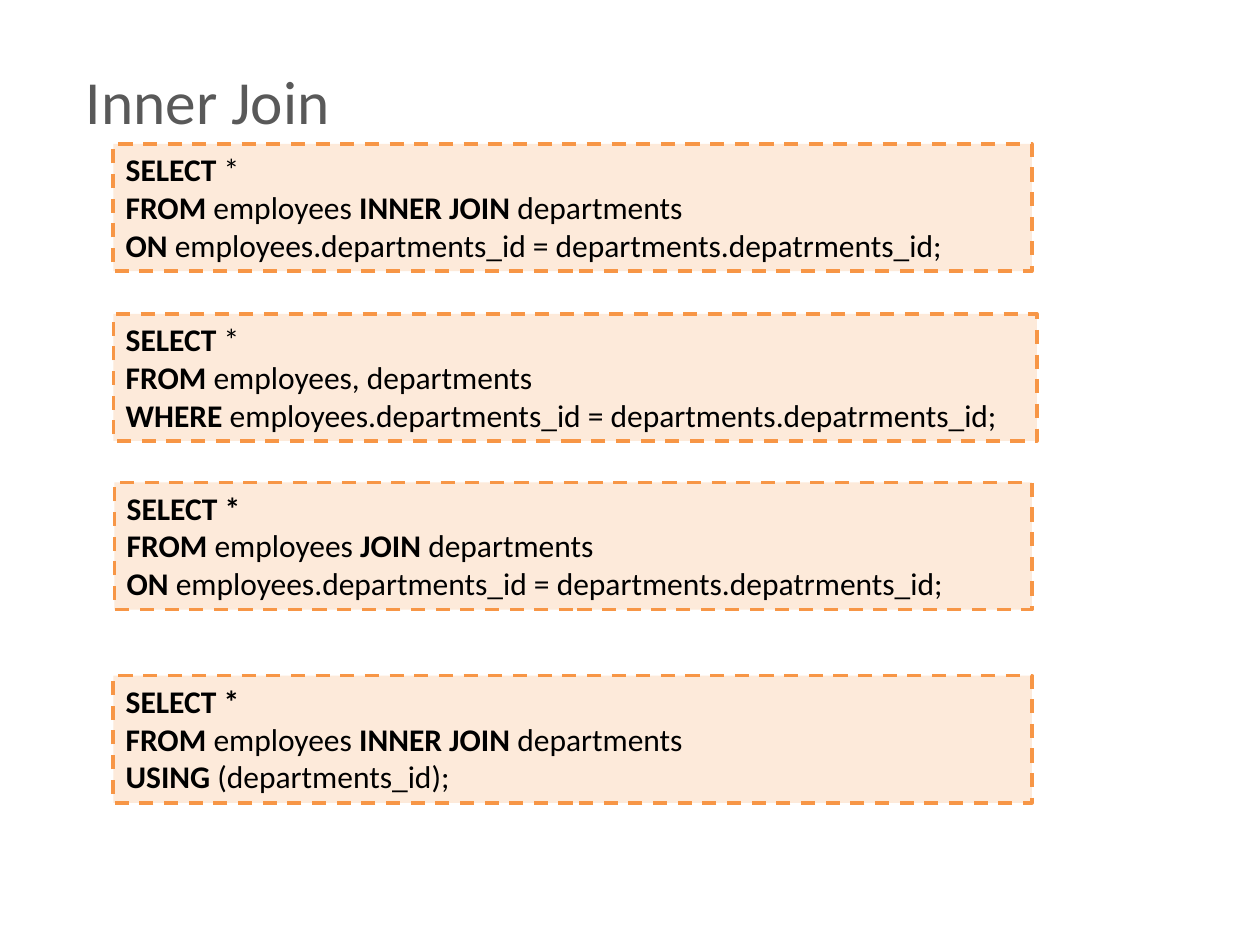
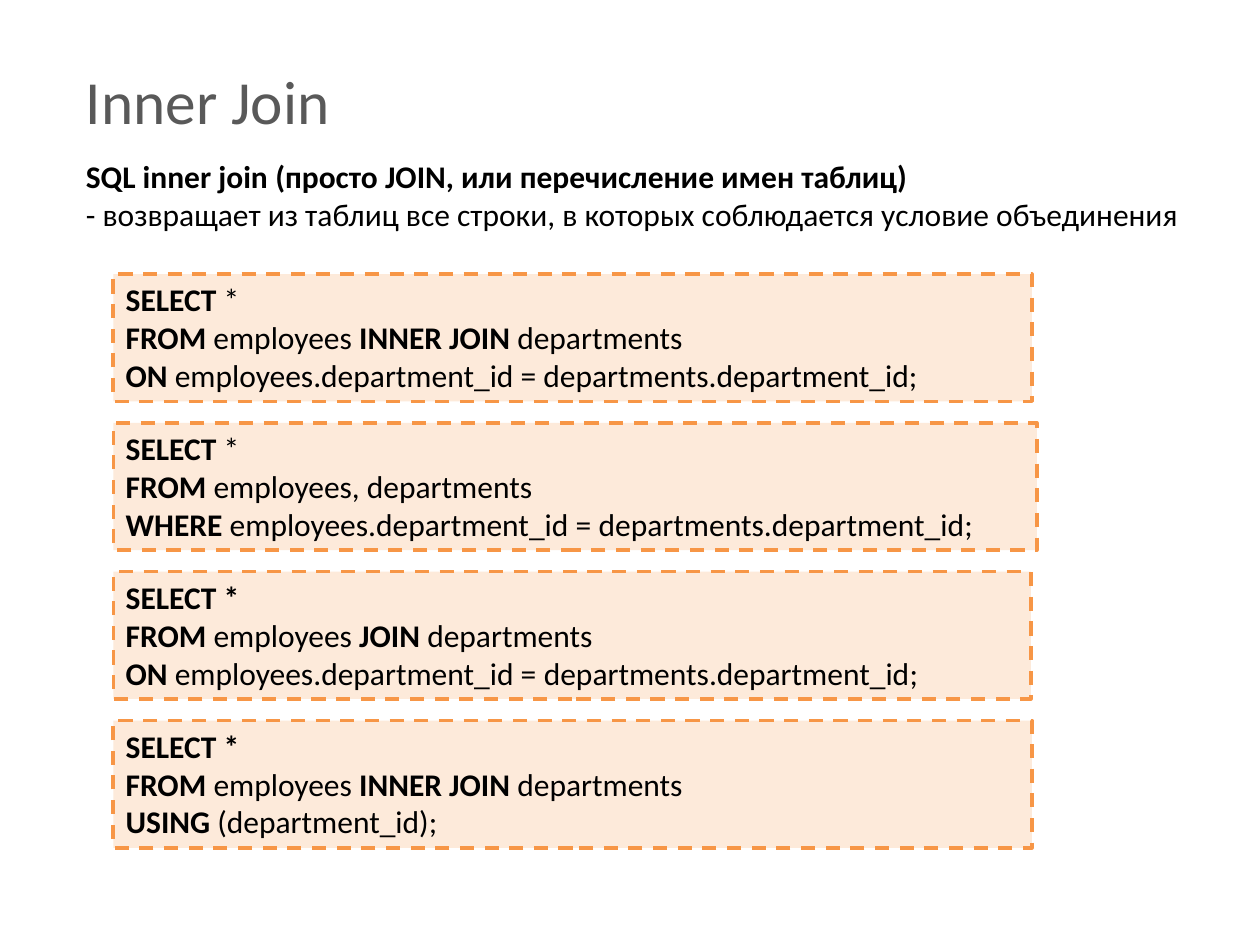
Before and after one commit to BigRacer/swtesting, a slide deck: slide 35 of 7.SQL Intro/SQL.pptx (slide 33 before the commit). Drawn at 1260x945 pixels with LibreOffice and Linux fonts; fonts in the diff are those of the drawing; background and template pictures are left out. Boxes give left, top, right and bottom in pixels: in the first picture for what was removed or moved away, otherwise in the second. Text is boxed around its words. In the diff, an @@ line names an element or a change of style, - is before the commit and + after.

```diff
--- a/7.SQL Intro/SQL.pptx
+++ b/7.SQL Intro/SQL.pptx
@@ text added at box(86, 165, 1177, 232), 18 pt, text #000000 @@
+SQL inner join (просто JOIN, или перечисление имен таблиц)
+- возвращает из таблиц все строки, в которых соблюдается условие объединения
@@ rectangle "SELECT *": place and size @@
-rectangle "SELECT *" at box(113, 144, 1032, 271)
+rectangle "SELECT *" at box(113, 275, 1032, 402)
@@ text in rectangle at box(126, 365, 917, 392): text changed @@
-ON employees.departments_id = departments.depatrments_id;
+ON employees.department_id = departments.department_id;
@@ rectangle "SELECT *": place and size @@
-rectangle "SELECT *" at box(113, 314, 1037, 441)
+rectangle "SELECT *" at box(113, 423, 1037, 551)
@@ text in rectangle at box(126, 514, 973, 541): text changed @@
-WHERE employees.departments_id = departments.depatrments_id;
+WHERE employees.department_id = departments.department_id;
@@ rectangle "SELECT *": place and size @@
-rectangle "SELECT *" at box(115, 483, 1032, 610)
+rectangle "SELECT *" at box(113, 572, 1031, 699)
@@ text in rectangle at box(126, 663, 918, 690): text changed @@
-ON employees.departments_id = departments.depatrments_id;
+ON employees.department_id = departments.department_id;
@@ rectangle "SELECT *": place and size @@
-rectangle "SELECT *" at box(113, 675, 1032, 803)
+rectangle "SELECT *" at box(113, 721, 1032, 848)
@@ text in rectangle at box(126, 810, 437, 838): text changed @@
-USING (departments_id);
+USING (department_id);
```
Also in this commit, not shown: 8 other slides changed, 1 slide added, 9 other files.
